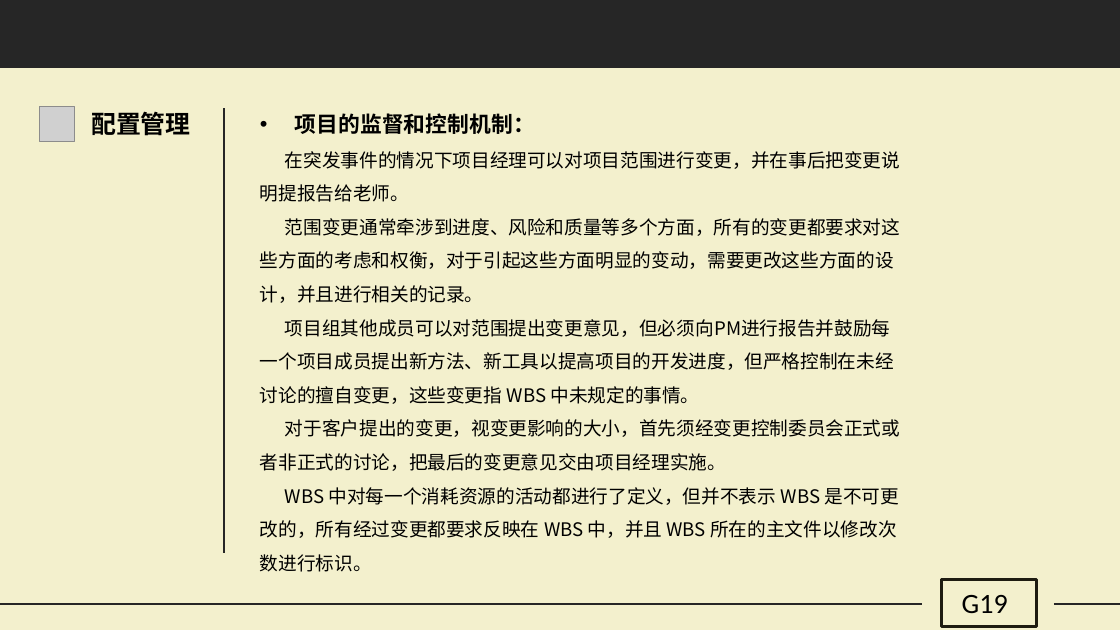
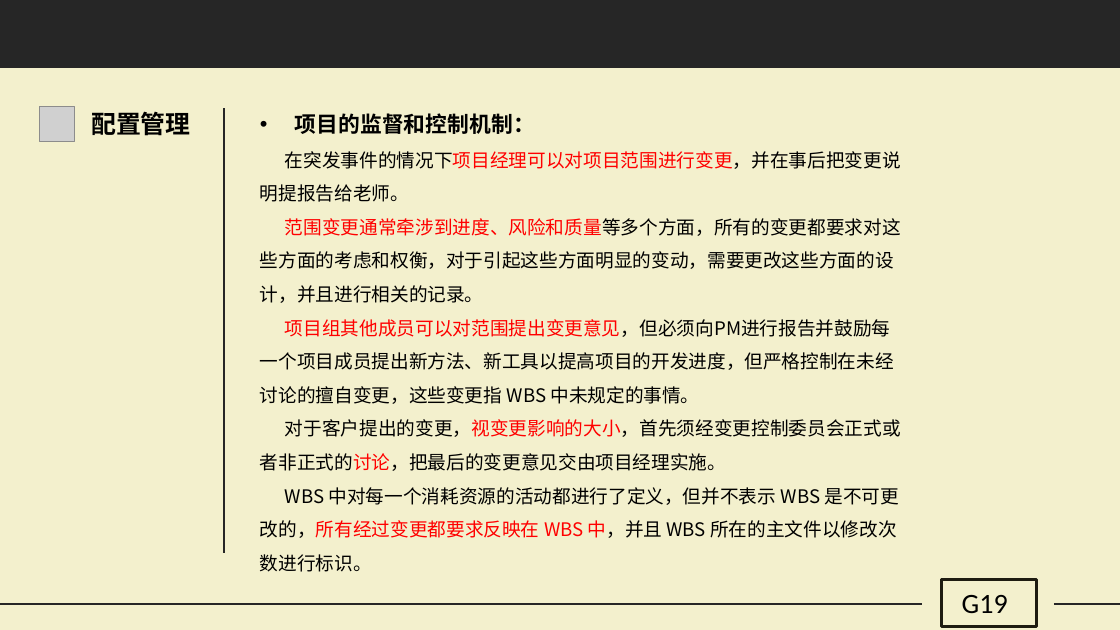
Before and after one commit to G19-Fish/PRD2018-G19, a slide deck: slide 38 of PRD2018-G19-需求项目计划PPT.pptx. Drawn at 1120x630 pixels with LibreOffice and Linux fonts; fonts in the diff are those of the drawing; grey boxes stand for pictures. Boxes give left, top, right and bottom in pixels: in the first picture for what was removed or moved away, otherwise in the second. Text is boxed around its words. In the diff, an @@ line names an element or a change of style, - is before the commit and + after.

```diff
--- a/PRD2018-G19-需求项目计划PPT.pptx
+++ b/PRD2018-G19-需求项目计划PPT.pptx
@@ text at [260,151,901,572]: text colour #000000 to #FF0000 in "在突发事件的情况下项目经理可以对项目范围进行变更，并在事后把变更说明提报告给老师。", "范围变更通常牵涉到进度、风险和质量等多个方面，所有的变更都要求对这些方面的考虑和权衡，对于引起这些方面明显的变动，需要更 ...", "项目组其他成员可以对范围提出变更意见，但必须向PM进行报告并鼓励每一个项目成员提出新方法、新工具以提高项目的开发进度，但 ...", "对于客户提出的变更，视变更影响的大小，首先须经变更控制委员会正式或者非正式的讨论，把最后的变更意见交由项目经理实施。" and 1 more places @@
```
Also in this commit, not shown: 1 other slide changed, 1 slide added, 1 slide removed.
